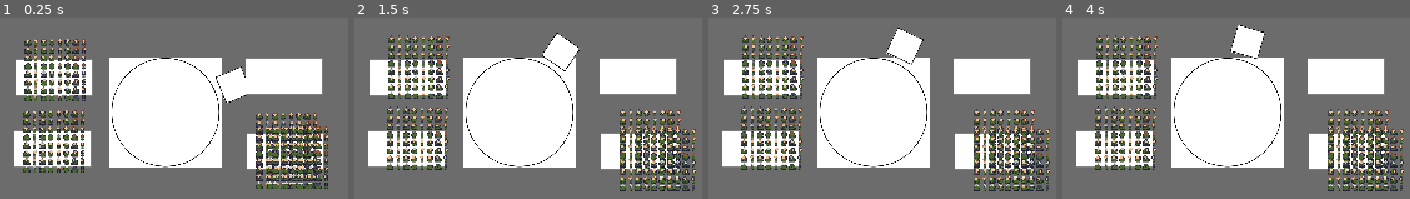
Above: before the commit, frames 1-4 (left to right).
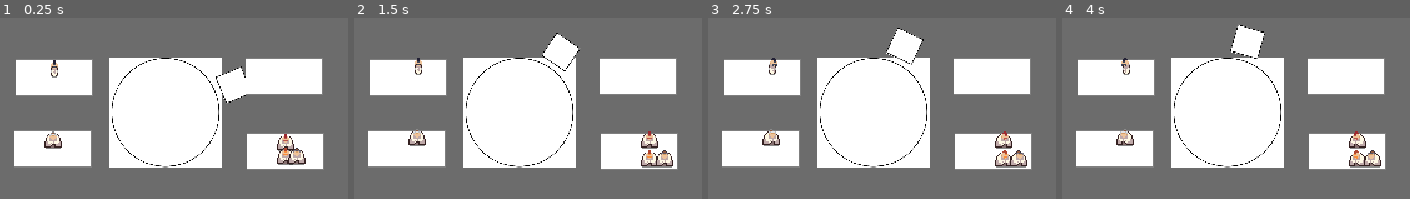
Above: after the commit, the same moments.

Repository: tehelka-gamedev/gmtk-2025
Game: Godot game, scene res://main.tscn
Same seed, same stepped clock (60 frames per second), same inputs: the game is played once before the commit and once after it.
Inputs:
- Up to frame 1 (0.25 s): no input
- Up to frame 2 (1.5 s): tap Enter (open_door) at 0.5, 1.35 s; hold Right (ui_right) 0.53-1.28 s; tap Space (elevator_toggle_movement) at 0.6 s; hold Down (ui_down) from 1.28 s (still down)
- Up to frame 3 (2.75 s): tap Space (elevator_toggle_movement) at 2, 2.1 s; release Down (ui_down) at 2.03 s; hold Right (ui_right) from 2.03 s (still down)
- Up to frame 4 (4 s): tap Enter (open_door) at 2.75, 2.85 s; release Right (ui_right) at 2.78 s; hold Up (ui_up) 2.78-3.53 s; tap Space (elevator_toggle_movement) at 3.5, 3.6 s; hold Left (ui_left) from 3.53 s (still down)

The runs differ from the first frame. In frame 1, 13% of the frame differs, in the area x 6-95%, y 11-95%; in frame 2, 12%; in frame 3, 12%; in frame 4, 12%.

Commit message:
Add NPCs Skin

Diff:
--- a/godot/objects/npc/npc.gd
+++ b/godot/objects/npc/npc.gd
@@ -5,6 +5,8 @@
 @export var slot:Slot = null
 
 @onready var state_machine: StateMachine = $StateMachine
+@onready var _skin: NPCSkin = $Pivot/Skin
+
 
 func go_to_slot(s: Slot) -> void:
     slot = s
--- a/godot/objects/npc/npc.tscn
+++ b/godot/objects/npc/npc.tscn
@@ -1,23 +1,17 @@
-[gd_scene load_steps=7 format=3 uid="uid://bttrvcujvlunr"]
+[gd_scene load_steps=6 format=3 uid="uid://bttrvcujvlunr"]
 
 [ext_resource type="Script" uid="uid://dgl1kfwtsbpp4" path="res://objects/npc/npc.gd" id="1_rn7i7"]
-[ext_resource type="Texture2D" uid="uid://dl2gum1rnr5xw" path="res://sprites/npg_spritesheet.png" id="2_aqpri"]
+[ext_resource type="PackedScene" uid="uid://mc17i3n0ujcj" path="res://objects/npc/skin.tscn" id="2_aqpri"]
 [ext_resource type="Script" uid="uid://bfabaymcuhp74" path="res://utils/state_machine/state_machine.gd" id="2_rn7i7"]
 [ext_resource type="Script" uid="uid://chs00o4pldxek" path="res://states/idle_state.gd" id="3_aqpri"]
 [ext_resource type="Script" uid="uid://h0sp5pu5a2io" path="res://states/move_to_state.gd" id="4_m6gh1"]
-
-[sub_resource type="AtlasTexture" id="AtlasTexture_m6gh1"]
-atlas = ExtResource("2_aqpri")
-region = Rect2(0, 0, 124, 128)
 
 [node name="NPC" type="Node2D"]
 script = ExtResource("1_rn7i7")
 
 [node name="Pivot" type="Node2D" parent="."]
 
-[node name="Sprite2D" type="Sprite2D" parent="Pivot"]
-scale = Vector2(0.4, 0.4)
-texture = SubResource("AtlasTexture_m6gh1")
+[node name="Skin" parent="Pivot" instance=ExtResource("2_aqpri")]
 
 [node name="StateMachine" type="Node" parent="." node_paths=PackedStringArray("state")]
 script = ExtResource("2_rn7i7")
--- /dev/null
+++ b/godot/objects/npc/skin.gd
@@ -0,0 +1,51 @@
+class_name NPCSkin
+extends Node2D
+
+enum Orientation {DOWN = 0, RIGHT = 1, LEFT = 2, UP = 3}
+
+const WIDTH: int = 16
+const HEIGHT: int = 16
+
+const CHARACTER_HEADS: Texture2D = preload("res://sprites/characterheads.png")
+const CHARACTER_BODY: Texture2D = preload("res://sprites/Clothes.png")
+
+@onready var _head: Sprite2D = $Head
+@onready var _body: Sprite2D = $Body
+
+var body_type_number: int = int(CHARACTER_BODY.get_width() / WIDTH)
+var head_color_number_w: int = int(CHARACTER_HEADS.get_width() / WIDTH) / body_type_number
+var head_color_number_h: int = int(CHARACTER_HEADS.get_height() / HEIGHT) / 4
+
+var body_type_idx: int = 0
+var head_type_x: int = 0
+var head_type_y: int = 0
+
+func _ready() -> void:
+    body_type_idx = randi_range(0, body_type_number - 1)
+    _body.region_rect.position.x = WIDTH * body_type_idx
+    _body.region_rect.end.x = WIDTH * (body_type_idx + 1)
+
+    head_type_x = randi_range(0, head_color_number_w - 1)
+    head_type_y = randi_range(0, head_color_number_h - 1)
+    set_orientation_to(NPCSkin.Orientation.DOWN)
+
+
+func _unhandled_input(event: InputEvent) -> void:
+    if event.is_action_pressed("ui_right"):
+        set_orientation_to(NPCSkin.Orientation.RIGHT)
+    elif event.is_action_pressed("ui_left"):
+        set_orientation_to(NPCSkin.Orientation.LEFT)
+    elif event.is_action_pressed("ui_up"):
+        set_orientation_to(NPCSkin.Orientation.UP)
+    elif event.is_action_pressed("ui_down"):
+        set_orientation_to(NPCSkin.Orientation.DOWN)
+
+
+func set_color_to(color: Color) -> void:
+    _body.modulate = color
+
+
+func set_orientation_to(orientation: NPCSkin.Orientation) -> void:
+    _head.region_rect.position.x = (CHARACTER_HEADS.get_width() / head_color_number_w) * head_type_x + WIDTH * body_type_idx
+    _head.region_rect.position.y = (CHARACTER_HEADS.get_height() / head_color_number_h) * head_type_y + HEIGHT * orientation
+    _body.region_rect.position.y = HEIGHT * orientation
--- /dev/null
+++ b/godot/objects/npc/skin.tscn
@@ -0,0 +1,18 @@
+[gd_scene load_steps=4 format=3 uid="uid://mc17i3n0ujcj"]
+
+[ext_resource type="Script" uid="uid://d32fvjv1ngysu" path="res://objects/npc/skin.gd" id="1_h3ebm"]
+[ext_resource type="Texture2D" uid="uid://b8owh4alepps5" path="res://sprites/characterheads.png" id="2_c5xcb"]
+[ext_resource type="Texture2D" uid="uid://d3auxsksrgmjp" path="res://sprites/Clothes.png" id="3_pxfdq"]
+
+[node name="Skin" type="Node2D"]
+script = ExtResource("1_h3ebm")
+
+[node name="Head" type="Sprite2D" parent="."]
+texture = ExtResource("2_c5xcb")
+region_enabled = true
+region_rect = Rect2(688, 0, 16, 16)
+
+[node name="Body" type="Sprite2D" parent="."]
+texture = ExtResource("3_pxfdq")
+region_enabled = true
+region_rect = Rect2(0, 0, 16, 16)
--- /dev/null
+++ b/godot/objects/npc/test.tscn
@@ -0,0 +1,17 @@
+[gd_scene load_steps=2 format=3 uid="uid://bsn8axecpw58p"]
+
+[ext_resource type="PackedScene" uid="uid://mc17i3n0ujcj" path="res://objects/npc/skin.tscn" id="1_kl73b"]
+
+[node name="Test" type="Node2D"]
+
+[node name="Skin" parent="." instance=ExtResource("1_kl73b")]
+position = Vector2(80, 18)
+
+[node name="Skin2" parent="." instance=ExtResource("1_kl73b")]
+position = Vector2(80, 42)
+
+[node name="Skin3" parent="." instance=ExtResource("1_kl73b")]
+position = Vector2(81, 64)
+
+[node name="Skin4" parent="." instance=ExtResource("1_kl73b")]
+position = Vector2(81, 88)
--- a/godot/project.godot
+++ b/godot/project.godot
@@ -24,8 +24,8 @@
 
 window/size/viewport_width=640
 window/size/viewport_height=360
-window/size/window_width_override=1280
-window/size/window_height_override=720
+window/size/window_width_override=1920
+window/size/window_height_override=1080
 window/stretch/mode="viewport"
 window/stretch/scale_mode="integer"
 
--- a/godot/scripts/game_manager.gd
+++ b/godot/scripts/game_manager.gd
@@ -10,73 +10,73 @@
 var current_npc_count: int = 0
 
 func _ready() -> void:
-	randomize()
+    randomize()
 
-	if elevator == null:
-		push_error("no elevator")
-		return
+    if elevator == null:
+        push_error("no elevator")
+        return
 
-	for i in range(starting_npc_count):
-		_spawn_npc()
+    for i in range(starting_npc_count):
+        _spawn_npc()
 
-	elevator.door_opened.connect(_on_elevator_door_opened)
+    elevator.door_opened.connect(_on_elevator_door_opened)
 
 func _spawn_npc() -> void:
-	print(rooms)
-	var non_full_rooms: Array[Room] = []
-	for room: Room in rooms:
-		if not room.slot_manager.is_full():
-			non_full_rooms.append(room)
+    print(rooms)
+    var non_full_rooms: Array[Room] = []
+    for room: Room in rooms:
+        if not room.slot_manager.is_full():
+            non_full_rooms.append(room)
 
-	if len(non_full_rooms) == 0:
-		return
+    if len(non_full_rooms) == 0:
+        return
 
-	var random_room: Room = non_full_rooms.pick_random()
-	var spawn_position: Vector2 = random_room.npc_spawn.global_position
-	var npc: NPC = NPC_class.instantiate()
-	npc.position = spawn_position
-	_npcs.add_child(npc)
+    var random_room: Room = non_full_rooms.pick_random()
+    var spawn_position: Vector2 = random_room.npc_spawn.global_position
+    var npc: NPC = NPC_class.instantiate()
+    npc.position = spawn_position
+    _npcs.add_child(npc)
 
-	var slot: Slot = random_room.slot_manager.get_first_available_slot()
-	random_room.add_npc_inside(npc, slot)
-	npc.go_to_slot(slot)
+    var slot: Slot = random_room.slot_manager.get_first_available_slot()
+    random_room.add_npc_inside(npc, slot)
+    npc.go_to_slot(slot)
 
 func _on_elevator_door_opened() -> void:
-	var snapped_room: Room = elevator.get_snapped_room()
-	print("elevator door opened and snapped to %s" % [snapped_room])
-	if snapped_room == null:
-		return # do nothing, if somehow the door opened without snapping
+    var snapped_room: Room = elevator.get_snapped_room()
+    print("elevator door opened and snapped to %s" % [snapped_room])
+    if snapped_room == null:
+        return # do nothing, if somehow the door opened without snapping
 
-	# Start releasing people
-	var npc_to_release: NPC = null
+    # Start releasing people
+    var npc_to_release: NPC = null
 
-	print("elevator empty: %s" % [ elevator.is_empty()])
+    print("elevator empty: %s" % [ elevator.is_empty()])
 
-	while not elevator.is_empty() and not snapped_room.is_full():
-		# TODO: add a filter to only let people that want to leave out
-		npc_to_release = elevator.pop_npc_from_inside()
+    while not elevator.is_empty() and not snapped_room.is_full():
+        # TODO: add a filter to only let people that want to leave out
+        npc_to_release = elevator.pop_npc_from_inside()
 
-		# room is not full so there is at least one slot
-		var slot = snapped_room.slot_manager.get_first_available_slot() # not null :)
-		snapped_room.add_npc_inside(npc_to_release, slot)
-		npc_to_release.go_to_slot(slot)
+        # room is not full so there is at least one slot
+        var slot = snapped_room.slot_manager.get_first_available_slot() # not null :)
+        snapped_room.add_npc_inside(npc_to_release, slot)
+        npc_to_release.go_to_slot(slot)
 
-	_on_all_npc_released()
+    _on_all_npc_released()
 
 func _on_all_npc_released() -> void:
-	print("all npc released!")
-	var snapped_room: Room = elevator.get_snapped_room()
-	if snapped_room == null:
-		return # do nothing, if somehow the door opened without snapping
+    print("all npc released!")
+    var snapped_room: Room = elevator.get_snapped_room()
+    if snapped_room == null:
+        return # do nothing, if somehow the door opened without snapping
 
-	# Start entering the elevator
-	var npc_to_enter: NPC = null
-	print("elevator full: %s, room empty: %s" % [elevator.is_full(), snapped_room.is_empty()])
+    # Start entering the elevator
+    var npc_to_enter: NPC = null
+    print("elevator full: %s, room empty: %s" % [elevator.is_full(), snapped_room.is_empty()])
 
-	while not elevator.is_full() and not snapped_room.is_empty():
-		npc_to_enter = snapped_room.pop_npc_from_inside()
+    while not elevator.is_full() and not snapped_room.is_empty():
+        npc_to_enter = snapped_room.pop_npc_from_inside()
 
-		# elevator is not full so there is at least one slot
-		var slot = elevator.slot_manager.get_first_available_slot() # not null :)
-		elevator.add_npc_inside(npc_to_enter, slot)
-		npc_to_enter.go_to_slot(slot)
+        # elevator is not full so there is at least one slot
+        var slot = elevator.slot_manager.get_first_available_slot() # not null :)
+        elevator.add_npc_inside(npc_to_enter, slot)
+        npc_to_enter.go_to_slot(slot)
Not shown, added: godot/objects/npc/skin.gd.uid
Binary file added: godot/sprites/Clothes.png
Not shown, added: godot/sprites/Clothes.png.import
Binary file added: godot/sprites/characterheads.png
Not shown, added: godot/sprites/characterheads.png.import
